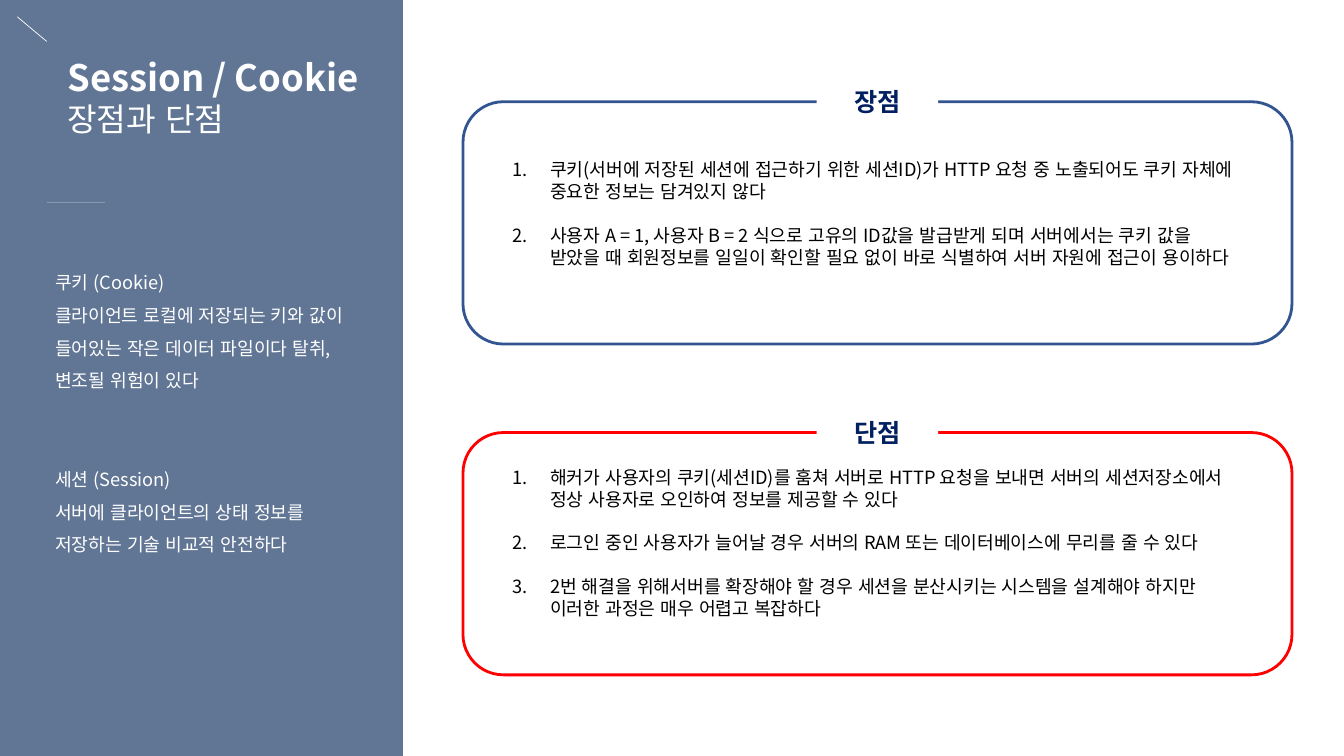
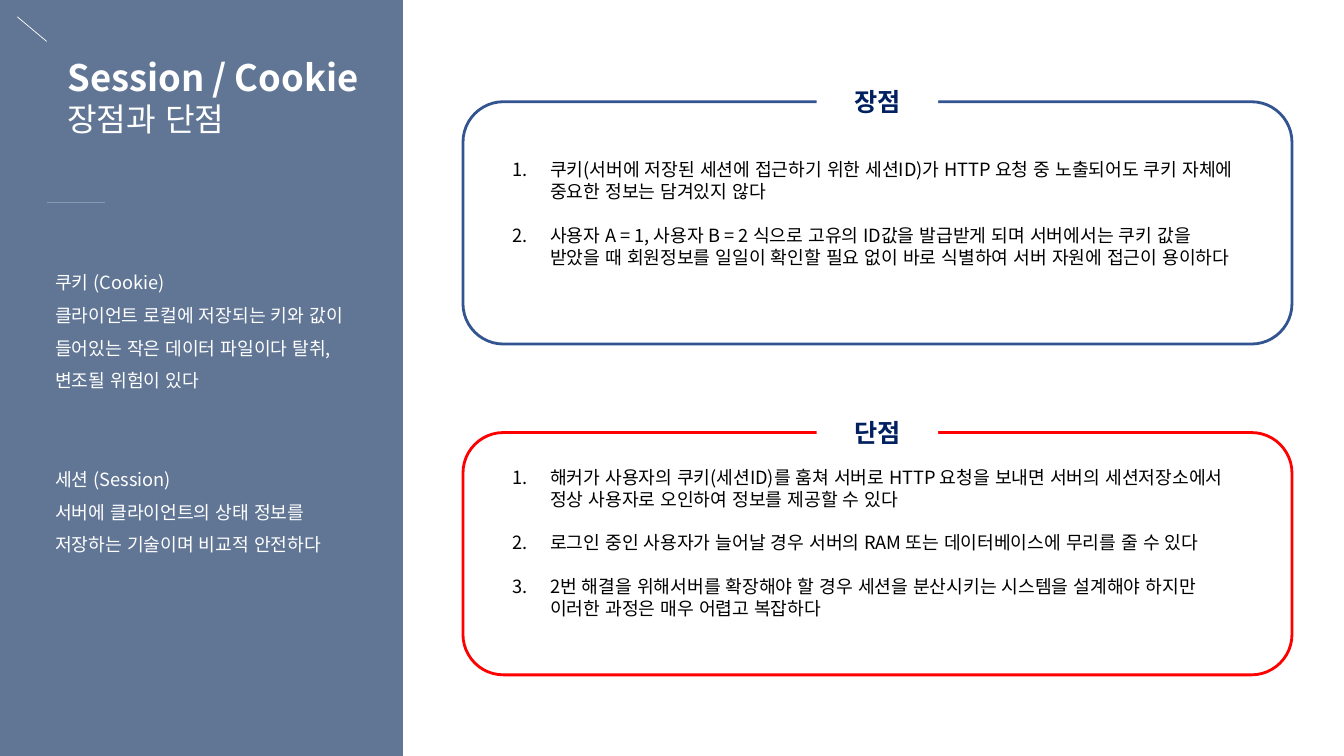
Before and after one commit to eunbee-kim/dmsql1471, a slide deck: slide 12 of 교육/5주차_DB정규화_반정규화_서버인증_세션과쿠키.pptx (slide 10 before the commit). Drawn at 1344x756 pixels with LibreOffice and Linux fonts; fonts in the diff are those of the drawing. Boxes give left, top, right and bottom in pixels: in the first picture for what was removed or moved away, otherwise in the second. Text is boxed around its words. In the diff, an @@ line names an element or a change of style, - is before the commit and + after.

```diff
--- a/교육/5주차_DB정규화_반정규화_서버인증_세션과쿠키.pptx
+++ b/교육/5주차_DB정규화_반정규화_서버인증_세션과쿠키.pptx
@@ text at <box>55,504,321,553</box>: text changed @@
-서버에 클라이언트의 상태 정보를 저장하는 기술 비교적 안전하다
+서버에 클라이언트의 상태 정보를 저장하는 기술이며 비교적 안전하다
```
Also in this commit, not shown: 2 other slides changed, 10 slides added, 1 other file.
